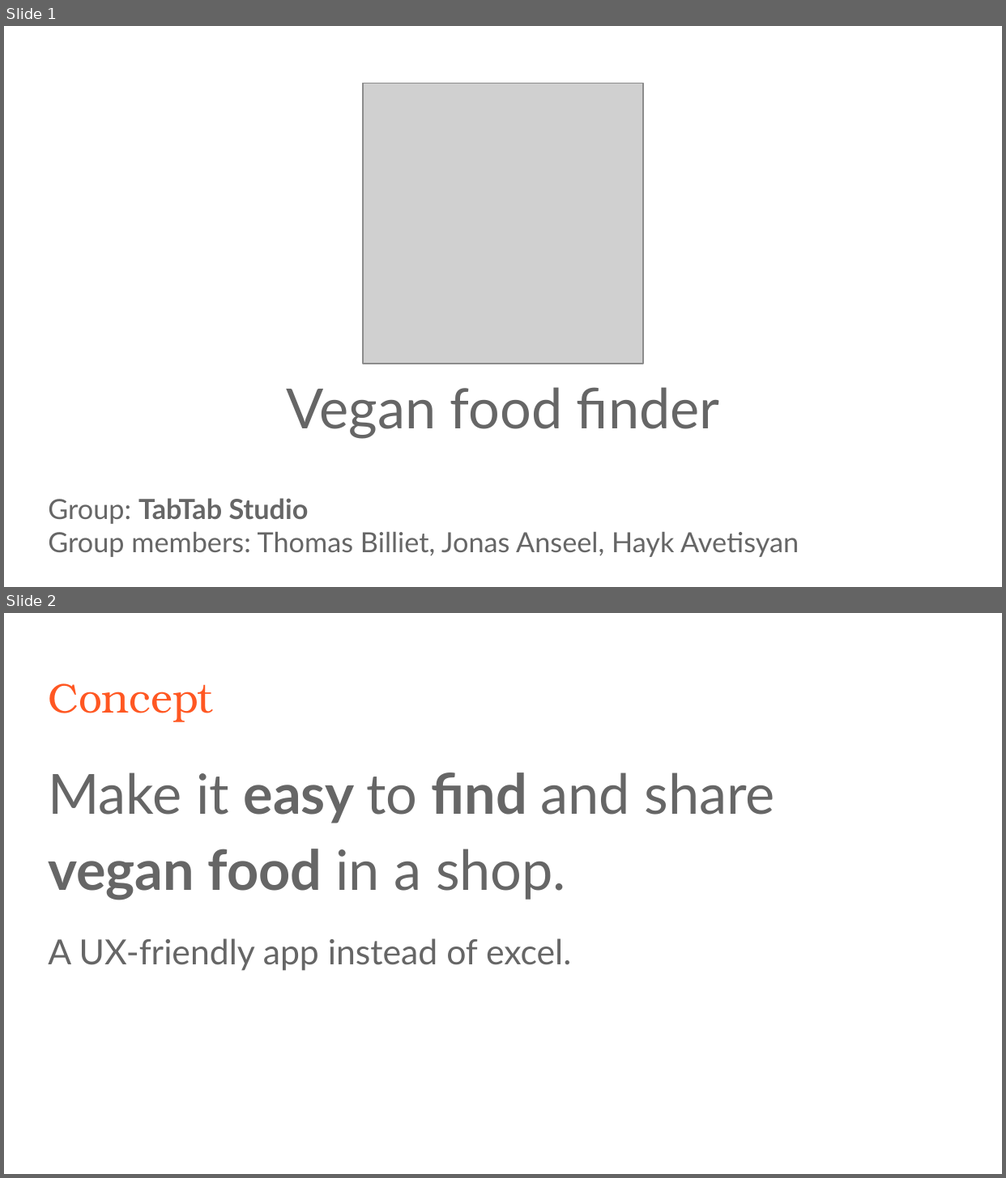
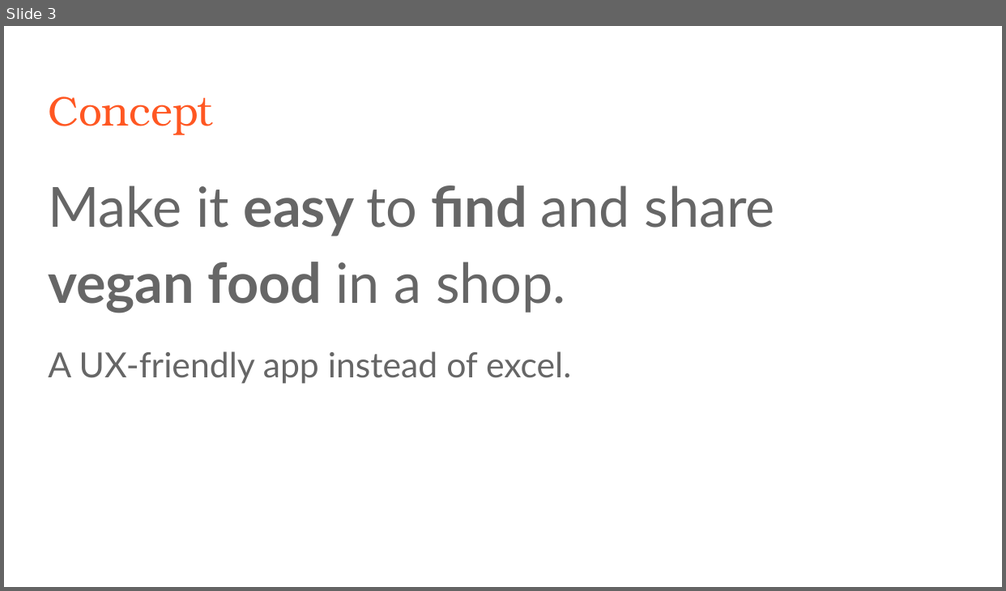
Before and after one commit to JodusNodus/vegapp, a slide deck: presentation/NativeMobileApps_VeganFoodFinder.pptx. Shown one above the other, each under a label of ours: slides 1 and 2 before the commit, slide 3 after it. The pictures are 1006x1178 and 1006x591 pixels, drawn with LibreOffice and Linux fonts; fonts in the diff are those of the drawing; grey boxes stand for pictures. Boxes give left, top, right and bottom in pixels: in the first picture for what was removed or moved away, otherwise in the second. Text is boxed around its words. In the diff, an @@ line names an element or a change of style, - is before the commit and + after.

```diff
--- a/presentation/NativeMobileApps_VeganFoodFinder.pptx
+++ b/presentation/NativeMobileApps_VeganFoodFinder.pptx
@@ slide 1 removed at <box>4,26,1002,587</box>, background #FFFFFF @@
@@ picture removed at <box>364,83,644,363</box> @@
@@ subtitle removed at <box>286,387,720,439</box> @@
-Vegan food finder
@@ subtitle removed at <box>48,498,799,557</box> @@
-Group: TabTab Studio
-Group members: Thomas Billiet, Jonas Anseel, Hayk Avetisyan
@@ what was slide 2 is now slide 3 @@
```
Also in this commit, not shown: 1 slide changed, 2 slides added.
